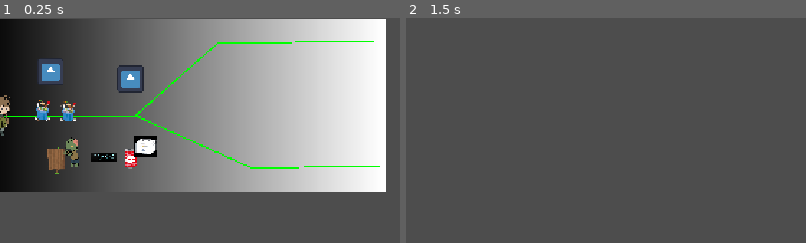
Above: before the commit, frames 1-2 (left to right).
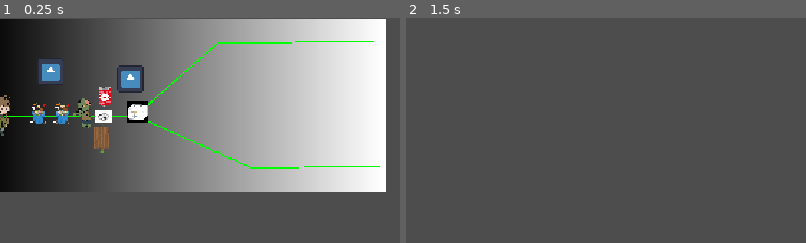
Above: after the commit, the same moments.

Repository: boxboy523/Post-Apocalypse-Constellation
Game: Godot game, scene res://scenes/main.tscn
Two runs of this game, one before a commit and one after it. Both use one fixed random seed, a clock stepped at 60 frames per second and the inputs below. The engine's default icon, where the game draws it, is replaced by a stand-in: a white triangle on a blue panel in a dark square.
Inputs (mouse positions are % of the whole screen's width and height, from its top left):
- Up to frame 1 (0.25 s): no input
- Up to frame 2 (1.5 s): tap Enter at 0.5 s; drag from (3, 5) to (50, 50) at 0.52 s; tap Space (start_path) at 1.25 s; drag from (9, 5) to (50, 50) at 1.27 s
The pictures show only the part of the screen within x 50-100%, y 27-77%; the shares and areas given below are measured in that part.

The runs differ from the first frame. In frame 1, 4.0% of the frame differs, in the area x 7-40%, y 30-70%; in frame 2, nothing differs.

Commit message:
feat: 덫 이미지 추가

Diff:
--- a/godot/scenes/main.tscn
+++ b/godot/scenes/main.tscn
@@ -32,24 +32,24 @@
 [node name="CanvasLayer" parent="." unique_id=965425245 instance=ExtResource("3_sugp2")]
 
 [node name="ObstacleHurt" parent="." unique_id=812544508 instance=ExtResource("6_tefeu")]
-position = Vector2(488, 480)
+position = Vector2(488, 421)
 
 [node name="ObstacleEnemy" parent="." unique_id=326172621 instance=ExtResource("7_o6xl0")]
-position = Vector2(444, 485)
+position = Vector2(461, 428)
 
 [node name="ObstacleGuide" parent="." unique_id=1575274116 instance=ExtResource("8_tipki")]
-position = Vector2(419, 500)
+position = Vector2(484, 469)
 
 [node name="ObstacleNoise" parent="." unique_id=1217144772 instance=ExtResource("9_85g3d")]
-position = Vector2(526, 481)
+position = Vector2(489, 392)
 
 [node name="ObstacleHeal" parent="." unique_id=115392575 instance=ExtResource("10_choun")]
-position = Vector2(549, 465)
+position = Vector2(537, 416)
 
 [node name="ObstacleFarm" parent="." unique_id=1906898441 instance=ExtResource("11_ya4ey")]
-position = Vector2(437, 421)
+position = Vector2(428, 424)
 farm_type = "random"
 
 [node name="ObstacleFarm2" parent="." unique_id=1295423157 instance=ExtResource("11_ya4ey")]
-position = Vector2(400, 419)
+position = Vector2(394, 424)
 farm_type = "random"
--- a/godot/scenes/obstacle_hurt.tscn
+++ b/godot/scenes/obstacle_hurt.tscn
@@ -1,19 +1,18 @@
 [gd_scene format=3 uid="uid://cthy6631yq0qw"]
 
 [ext_resource type="Script" uid="uid://kmismit5ol7r" path="res://scripts/obstacle_hurt.gd" id="1_egm7n"]
-[ext_resource type="Texture2D" uid="uid://cxhcen17u4bhu" path="res://images/깨진유리.jpg" id="2_egm7n"]
+[ext_resource type="Texture2D" uid="uid://b8mqw2fwuo6e1" path="res://images/덫.jpg" id="2_egm7n"]
 
 [sub_resource type="RectangleShape2D" id="RectangleShape2D_6041l"]
-size = Vector2(36, 12)
+size = Vector2(22, 17)
 
 [node name="ObstacleHurt" type="Area2D" unique_id=812544508]
 script = ExtResource("1_egm7n")
 
 [node name="CollisionShape2D" type="CollisionShape2D" parent="." unique_id=1081822613]
-position = Vector2(0, -1)
+position = Vector2(0, 0.5)
 shape = SubResource("RectangleShape2D_6041l")
 
 [node name="Sprite2D" type="Sprite2D" parent="." unique_id=1900618562]
-position = Vector2(0, -1)
-scale = Vector2(0.0049156025, 0.004915603)
+scale = Vector2(0.045043323, 0.045043334)
 texture = ExtResource("2_egm7n")
Binary file added: godot/images/덫.jpg
Not shown, added: godot/images/덫.jpg.import
